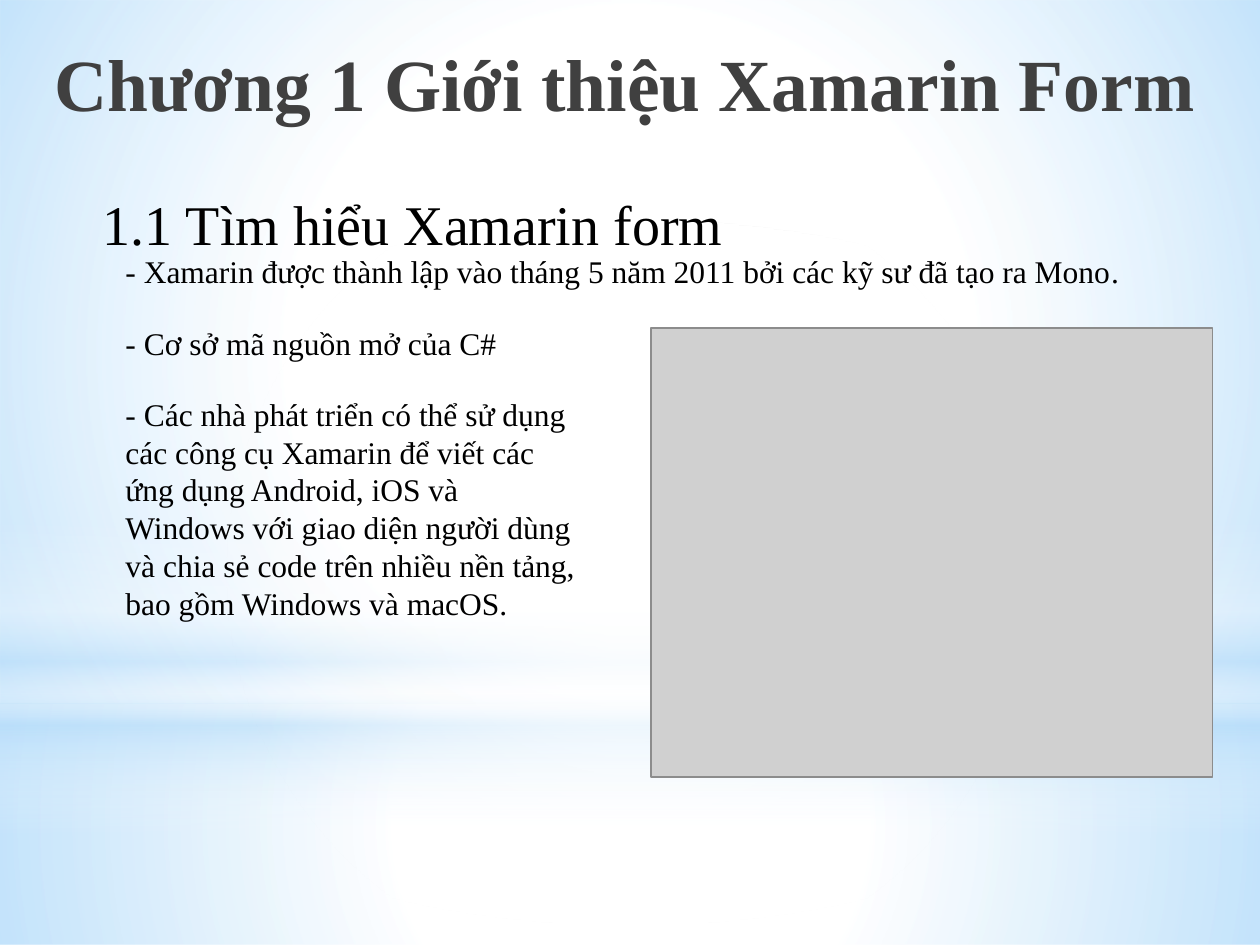
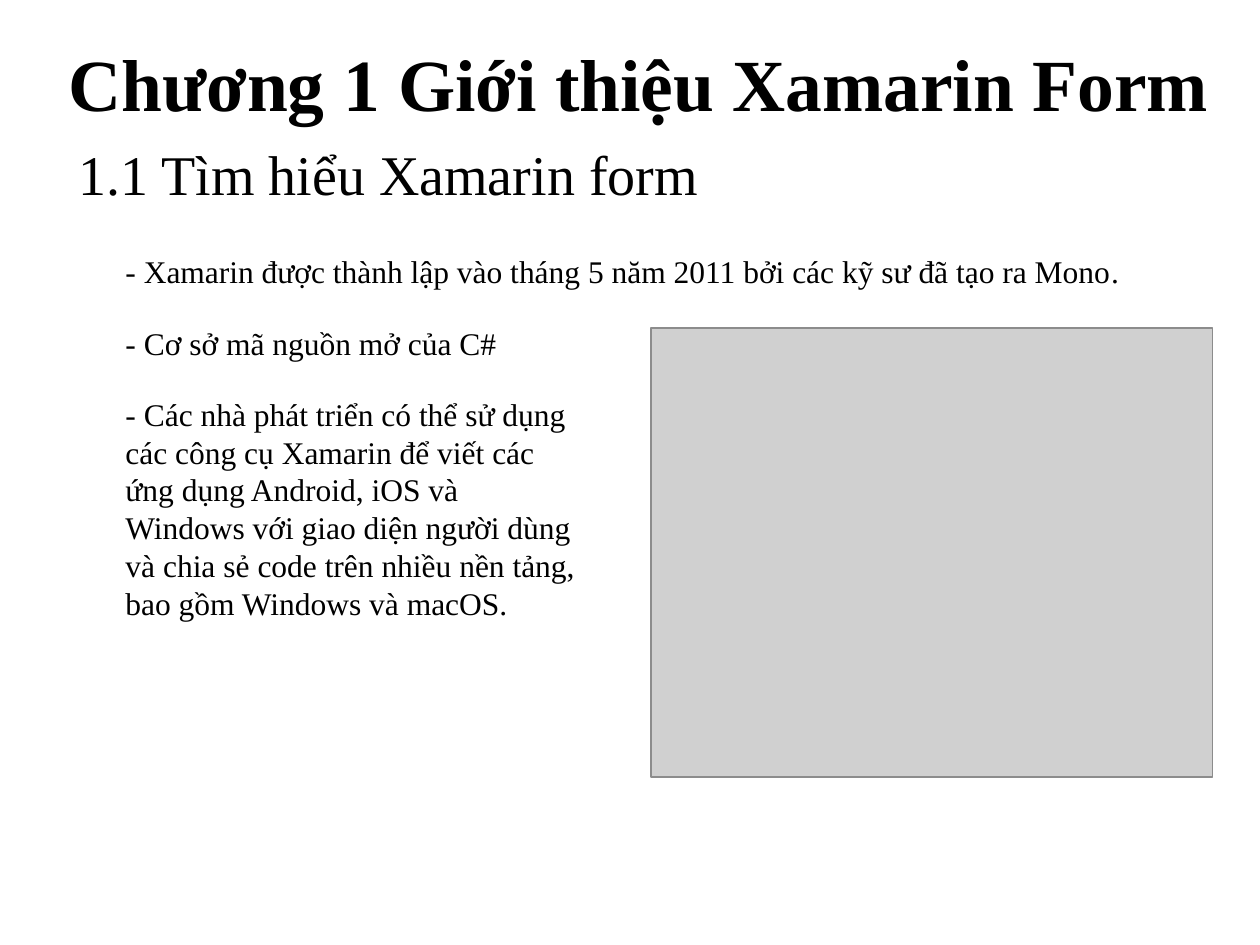
Before and after one commit to Toi223/NhomDT, a slide deck: slide 2 of LẬP TRÌNH MOBILE CROSS-PLATFORM VỚI XAMARIN.pptx. Drawn at 1260x945 pixels with LibreOffice and Linux fonts; fonts in the diff are those of the drawing; grey boxes stand for pictures; background and template pictures are left out. Boxes give left, top, right and bottom in pixels: in the first picture for what was removed or moved away, otherwise in the second. Text is boxed around its words. In the diff, an @@ line names an element or a change of style, - is before the commit and + after.

```diff
--- a/LẬP TRÌNH MOBILE CROSS-PLATFORM VỚI XAMARIN.pptx
+++ b/LẬP TRÌNH MOBILE CROSS-PLATFORM VỚI XAMARIN.pptx
@@ rectangle removed at (x1=0, y1=0, x2=1260, y2=703) @@
@@ text at (x1=68, y1=59, x2=1208, y2=125): text changed; size 32 to 42 pt; bold on @@
-1.1 Tìm hiểu Xamarin form
+Chương 1 Giới thiệu Xamarin Form
@@ title at (x1=78, y1=154, x2=698, y2=196): text changed; size 42 to 32 pt; text colour gradient #000000 to #404040 to #212745 to #000000; bold off @@
-Chương 1 Giới thiệu Xamarin Form
+1.1 Tìm hiểu Xamarin form
@@ ellipse removed at (x1=0, y1=220, x2=1260, y2=924) @@
@@ rectangle removed at (x1=0, y1=519, x2=1260, y2=834) @@
@@ rectangle removed at (x1=0, y1=703, x2=1260, y2=945) @@
```
Also in this commit, not shown: 11 other slides changed, 2 slides added, 2 slides removed.
